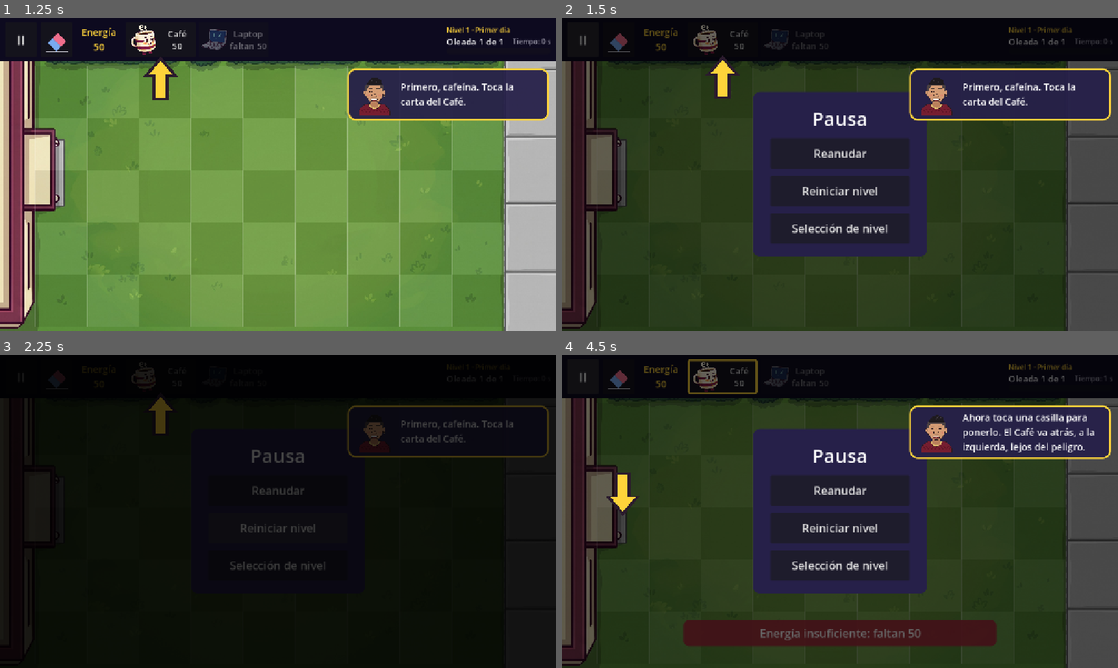
Above: before the commit, frames 1-4 (two rows, left to right).
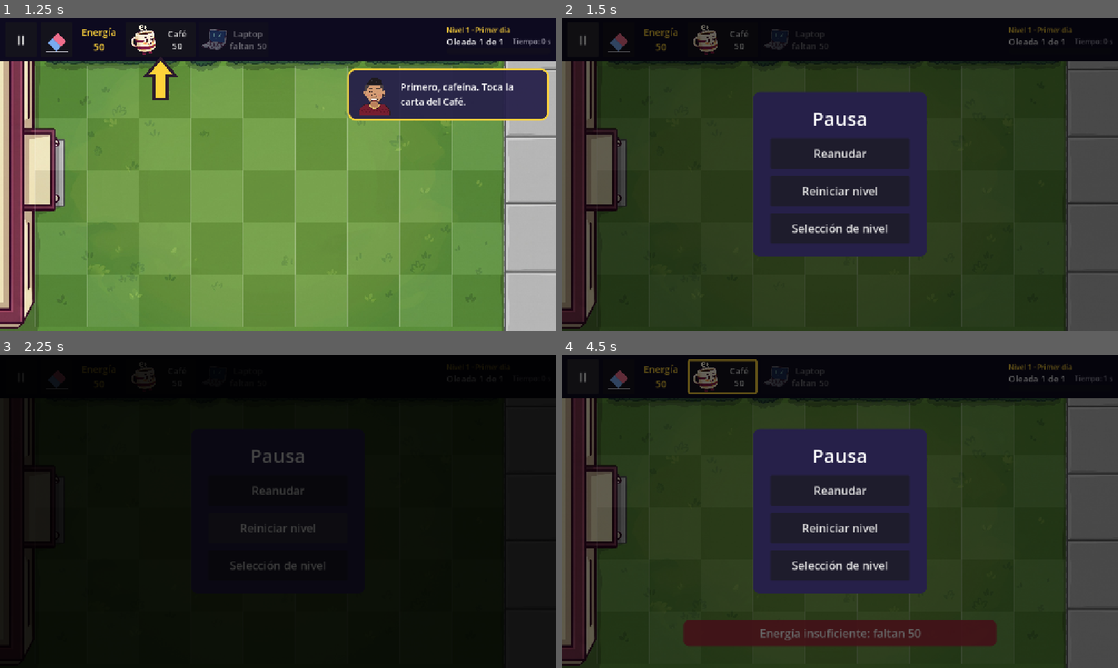
Above: after the commit, the same moments.

Repository: Julio-Olascoaga/defensa-escom
Game: Godot game, scene res://scenes/game/game.tscn
Two runs of this game, one before a commit and one after it. Both use one fixed random seed, a clock stepped at 60 frames per second and the inputs below. This scene is started directly instead of the project's main scene.
Inputs:
- Up to frame 1 (1.25 s): click "Saltar »" at 0.5 s
- Up to frame 2 (1.5 s): click "II" at 1.25 s
- Up to frame 3 (2.25 s): click "Reiniciar nivel" at 2 s
- Up to frame 4 (4.5 s): click "Café 50" at 2.75 s; click "Laptop faltan 50" at 3.5 s; click "II" at 4.25 s

Frame 1 is identical in both runs. In frame 2, 6.3% of the frame differs, in the area x 25-99%, y 12-33%; in frame 3, 1.2%; in frame 4, 6.4%, in the area x 8-99%, y 16-52%.

Commit message:
v1.4: hide tutorial pointer under pause menu

Diff:
--- a/scenes/game/tutorial.tscn
+++ b/scenes/game/tutorial.tscn
@@ -1,8 +1,9 @@
-[gd_scene load_steps=5 format=3]
+[gd_scene load_steps=6 format=3]
 
 [ext_resource type="Script" path="res://scripts/engine/tutorial.gd" id="1_tutorial"]
 [ext_resource type="Texture2D" path="res://art/director/feliz.png" id="2_face"]
 [ext_resource type="PackedScene" path="res://scenes/ui/tutorial_pointer.tscn" id="3_pointer"]
+[ext_resource type="Script" path="res://scripts/ui/pause_hidden_layer.gd" id="4_layer"]
 
 [sub_resource type="StyleBoxFlat" id="StyleBoxFlat_bubble"]
 content_margin_left = 14.0
@@ -25,6 +26,7 @@
 
 [node name="Layer" type="CanvasLayer" parent="."]
 layer = 2
+script = ExtResource("4_layer")
 
 [node name="Bubble" type="PanelContainer" parent="Layer"]
 unique_name_in_owner = true
--- /dev/null
+++ b/scripts/ui/pause_hidden_layer.gd
@@ -0,0 +1,14 @@
+class_name PauseHiddenLayer
+extends CanvasLayer
+## A CanvasLayer that hides itself while the game is paused and shows itself
+## again on resume (v1.4 fix). The tutorial uses it for its bubble and arrow:
+## they are on layer 2, above the game UI, so without it they were drawn over
+## the pause menu. Godot sends NOTIFICATION_PAUSED / NOTIFICATION_UNPAUSED to
+## Pausable nodes, so it also works with the Android back button.
+
+
+func _notification(what: int) -> void:
+	if what == NOTIFICATION_PAUSED:
+		hide()
+	elif what == NOTIFICATION_UNPAUSED:
+		show()
Not shown, added: scripts/ui/pause_hidden_layer.gd.uid
